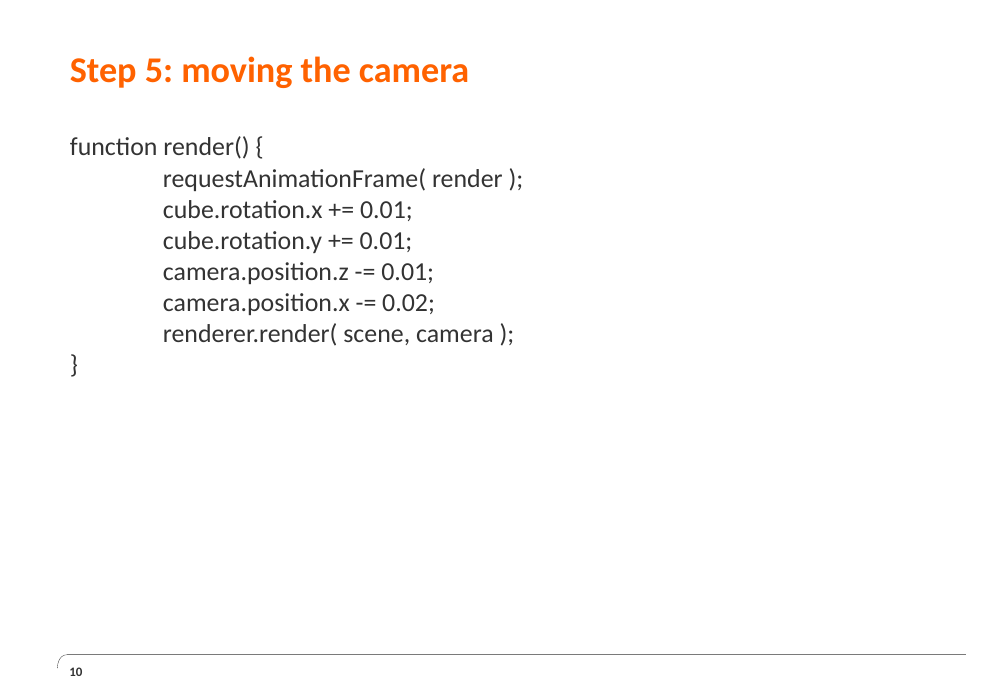
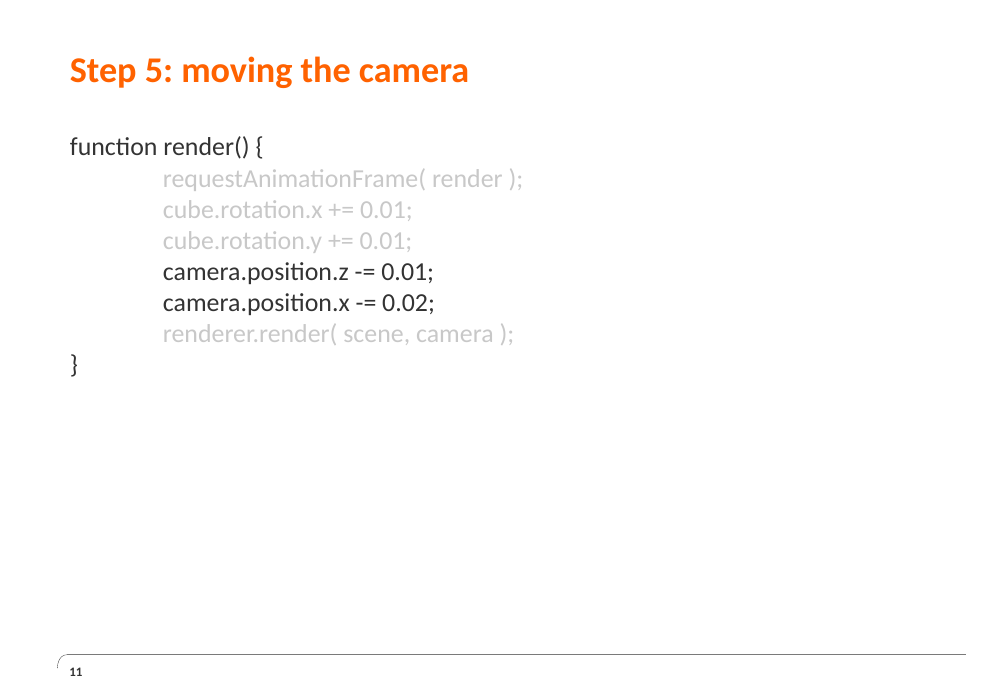
Before and after one commit to JesseBrand/WebGL, a slide deck: slide 11 of ppt/Presentatie Chaptermeeting WebGL 2.pptx (slide 10 before the commit). Drawn at 1008x698 pixels with LibreOffice and Linux fonts; fonts in the diff are those of the drawing; background and template pictures are left out. Boxes give left, top, right and bottom in pixels: in the first picture for what was removed or moved away, otherwise in the second. Text is boxed around its words. In the diff, an @@ line names an element or a change of style, - is before the commit and + after.

```diff
--- a/ppt/Presentatie Chaptermeeting WebGL 2.pptx
+++ b/ppt/Presentatie Chaptermeeting WebGL 2.pptx
@@ text at box(163, 169, 503, 345): text colour #333333 to #C8C8C8 in "requestAnimationFrame( render );", "cube.rotation.x += 0.01;", "cube.rotation.y += 0.01;", "renderer.render( scene, camera );" @@
@@ page number at box(69, 667, 82, 676): text changed @@
-10
+11
```
Also in this commit, not shown: 6 other slides changed, 2 slides added.
